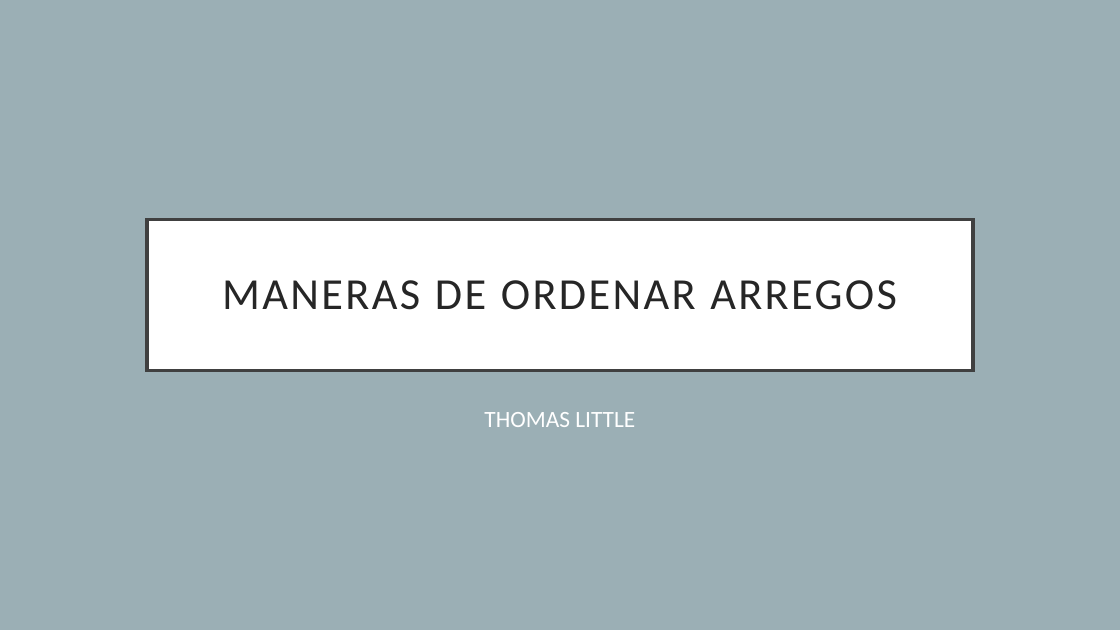
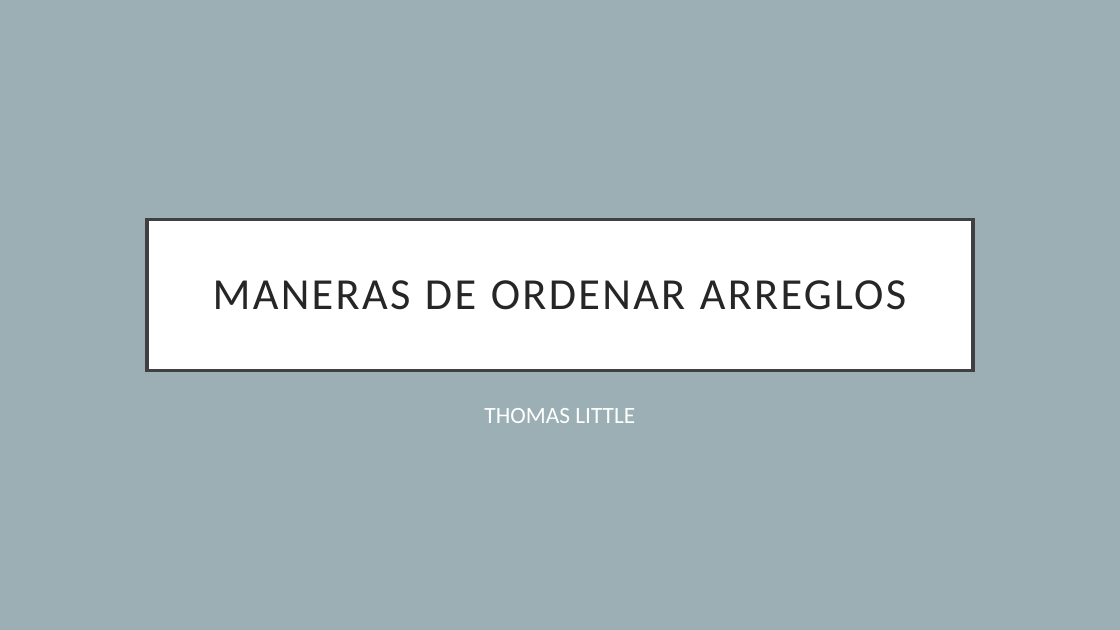
Before and after one commit to ThomasLittleGH/sort, a slide deck: slide 1 of sort.pptx. Drawn at 1120x630 pixels with LibreOffice and Linux fonts; fonts in the diff are those of the drawing. Boxes give left, top, right and bottom in pixels: in the first picture for what was removed or moved away, otherwise in the second. Text is boxed around its words. In the diff, an @@ line names an element or a change of style, - is before the commit and + after.

```diff
--- a/sort.pptx
+++ b/sort.pptx
@@ title at box(213, 280, 906, 310): text changed @@
-MANERAS DE ORDENAR ARREGOS
+MANERAS DE ORDENAR ARREGLOS
@@ subtitle "THOMAS LITTLE": place and size @@
-subtitle "THOMAS LITTLE" at box(484, 412, 635, 427)
+subtitle "THOMAS LITTLE" at box(484, 408, 635, 423)
```
Also in this commit, not shown: 6 other slides changed.
